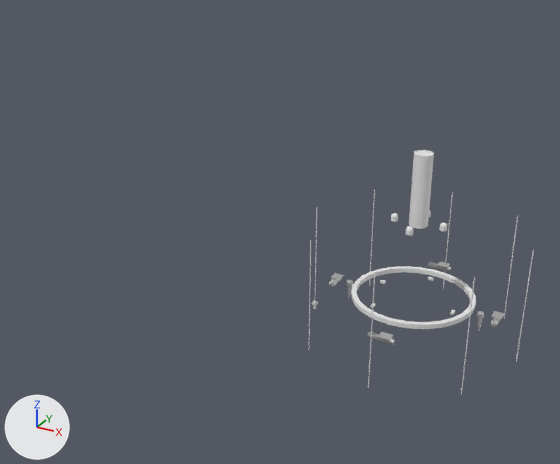
Renders of the Blender file HS-303/Intelsat II.blend from each side of a commit.
The view is the same before and after, from a 50 mm lens placed at (0.87, -2.71, 1.41), pointed at (-0.28, -0.61, 0.36). The lights are fixed; the arrows at lower left show +X, +Y and +Z.

Objects in the first picture: 'Antenna', 'Body', 'Cylinder'.
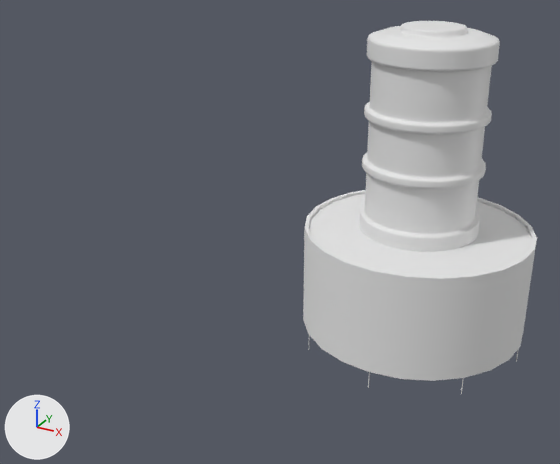
Commit message: fixed faces on intelsat

ob_c_round1_cylinder_000 is not drawn itself; it is the parent of ob_c_round1_circle_006 and it is used by a modifier of ob_body.

What differs and where, as boxes [x1, y1, x2, y2] in the pictures (560 x 464 px):
'Body', reshaped, modifiers changed (3257% wider, 3740% taller): before [312, 301, 318, 305]; after [303, 190, 537, 381]
'C Round1 circle 006', moved: before [313, 305, 317, 309]; after [359, 21, 500, 252]
'Cylinder', unchanged, covered by the edit: before [351, 266, 476, 329]
'Antenna', unchanged, covered by the edit: before [409, 150, 434, 229]

Patch to the scene script:
```diff
--- a/HS-303/Intelsat II.blend.py
+++ b/HS-303/Intelsat II.blend.py
@@ ob_body @@
 ob_body.scale = (0.627, 0.627, 0.627)
-_m = ob_body.modifiers.new('Difference: C Round1 cylinder 000', 'BOOLEAN')
-_m.object = ob_c_round1_cylinder_000
-_m.solver = 'FLOAT'
-_m = ob_body.modifiers.new('Difference: C Round1 cylinder 000.001', 'BOOLEAN')
-_m.object = ob_c_round1_cylinder_000
-_m.solver = 'FLOAT'
-_m = ob_body.modifiers.new('Difference: C Round1 cylinder 000.002', 'BOOLEAN')
-_m.object = ob_c_round1_cylinder_000
-_m.solver = 'FLOAT'
-_m = ob_body.modifiers.new('Difference: C Round1 cylinder 000.003', 'BOOLEAN')
-_m.object = ob_c_round1_cylinder_000
-_m.solver = 'FLOAT'
-_m = ob_body.modifiers.new('Difference: C Round1 cylinder 000.004', 'BOOLEAN')
-_m.object = ob_c_round1_cylinder_000
-_m.solver = 'FLOAT'
-_m = ob_body.modifiers.new('Difference: C Round1 cylinder 000.005', 'BOOLEAN')
-_m.object = ob_c_round1_cylinder_000
-_m.solver = 'FLOAT'
-_m = ob_body.modifiers.new('Difference: C Round1 cylinder 000.006', 'BOOLEAN')
-_m.object = ob_c_round1_cylinder_000
-_m.solver = 'FLOAT'
-_m = ob_body.modifiers.new('Difference: C Round1 cylinder 000.007', 'BOOLEAN')
-_m.object = ob_c_round1_cylinder_000
-_m.solver = 'FLOAT'
-_m = ob_body.modifiers.new('Difference: C Round1 cylinder 000.008', 'BOOLEAN')
-_m.object = ob_c_round1_cylinder_000
-_m.solver = 'FLOAT'
-_m = ob_body.modifiers.new('Difference: C Round1 cylinder 000.009', 'BOOLEAN')
-_m.object = ob_c_round1_cylinder_000
-_m.solver = 'FLOAT'
-_m = ob_body.modifiers.new('Difference: C Round1 cylinder 000.010', 'BOOLEAN')
-_m.object = ob_c_round1_cylinder_000
-_m.solver = 'FLOAT'
-_m = ob_body.modifiers.new('Difference: C Round1 cylinder 000.011', 'BOOLEAN')
-_m.object = ob_c_round1_cylinder_000
-_m.solver = 'FLOAT'
-_m = ob_body.modifiers.new('Difference: C Round1 cylinder 000.012', 'BOOLEAN')
-_m.object = ob_c_round1_cylinder_000
-_m.solver = 'FLOAT'
-_m = ob_body.modifiers.new('Difference: C Round1 cylinder 000.013', 'BOOLEAN')
-_m.object = ob_c_round1_cylinder_000
-_m.solver = 'FLOAT'
-_m = ob_body.modifiers.new('Difference: C Round1 cylinder 000.014', 'BOOLEAN')
-_m.object = ob_c_round1_cylinder_000
-_m.solver = 'FLOAT'
-_m = ob_body.modifiers.new('Difference: C Round1 cylinder 000.015', 'BOOLEAN')
-_m.object = ob_c_round1_cylinder_000
-_m.solver = 'FLOAT'
-_m = ob_body.modifiers.new('Difference: C Round1 cylinder 000.016', 'BOOLEAN')
-_m.object = ob_c_round1_cylinder_000
-_m.solver = 'FLOAT'
@@ ob_c_round1_circle_006 @@
 ob_c_round1_circle_006 = bpy.data.objects.new('C Round1 circle 006', me_circle_005)
-ob_c_round1_circle_006.parent = ob_c_round1_cylinder_000
+ob_c_round1_circle_006.parent = None
 ob_c_round1_circle_006.location = (0.0, 0.0, 0.0)
@@ ob_c_round1_cylinder_000 @@
-ob_c_round1_cylinder_000 = bpy.data.objects.new('C Round1 cylinder 000', me_cylinder_012)
-ob_c_round1_cylinder_000.location = (-0.325, -0.242, -0.0964)
-ob_c_round1_cylinder_000.rotation_euler = (0.0, 3.142, 0.0)  # degrees (0, 180, 0)
-ob_c_round1_cylinder_000.scale = (0.0277, 0.0277, 0.0277)
-ob_c_round1_cylinder_000.visible_camera = False
-ob_c_round1_cylinder_000.visible_diffuse = False
-ob_c_round1_cylinder_000.visible_glossy = False
-ob_c_round1_cylinder_000.visible_transmission = False
-ob_c_round1_cylinder_000.hide_render = True
```
